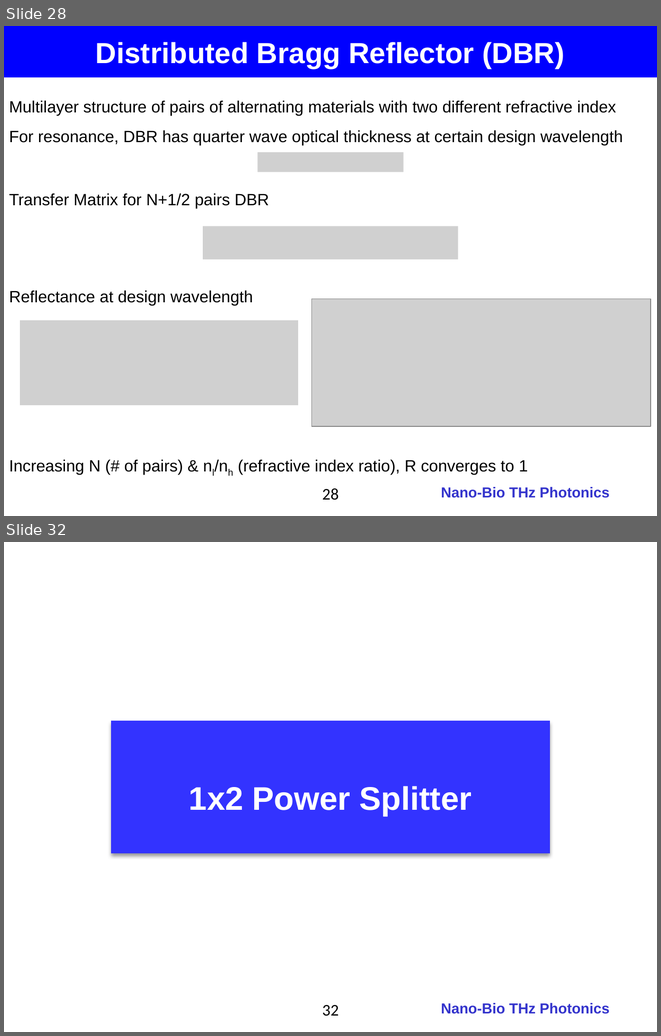
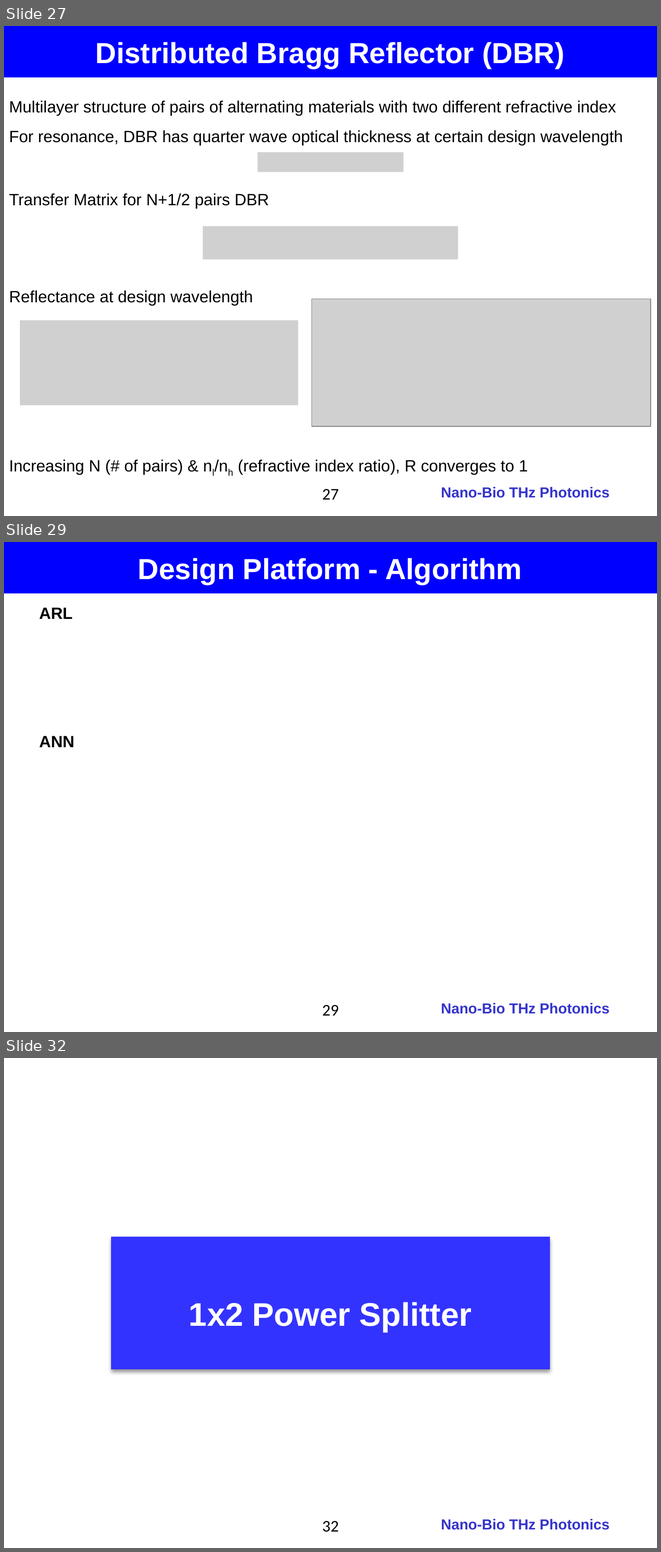
Before and after one commit to jglee96/NBTP_Lab, a slide deck: 개인/석사학위논문/Thesis_Presentation.pptx. Shown one above the other, each under a label of ours: slides 28 and 32 before the commit, slides 27, 29 and 32 after it; the slides between them are not shown. The pictures are 661x1036 and 661x1552 pixels, drawn with LibreOffice and Linux fonts; fonts in the diff are those of the drawing; grey boxes stand for pictures; background and template pictures are left out. Boxes give left, top, right and bottom in pixels: in the first picture for what was removed or moved away, otherwise in the second. Text is boxed around its words. In the diff, an @@ line names an element or a change of style, - is before the commit and + after.

```diff
--- a/개인/석사학위논문/Thesis_Presentation.pptx
+++ b/개인/석사학위논문/Thesis_Presentation.pptx
@@ slide 29 added at bbox=[4, 542, 657, 1032], background #FFFFFF; not listed: 1 template element that a slide beside it also shows @@
@@ rectangle added at bbox=[4, 542, 657, 593], fill #0000FF, 32 pt, text #FFFFFF, bold @@
+Design Platform - Algorithm
@@ text added at bbox=[39, 607, 72, 619], 18 pt, text #000000, bold @@
+ARL
@@ text added at bbox=[39, 735, 74, 747], 18 pt, text #000000, bold @@
+ANN
@@ page number added at bbox=[322, 1005, 338, 1015], 18 pt, text #000000 @@
+29
@@ what was slide 28 is now slide 27 @@
@@ page number at bbox=[322, 489, 338, 499]: text changed @@
-28
+27
```
Also in this commit, not shown: 8 slides changed, 1 slide removed, 1 other file.
